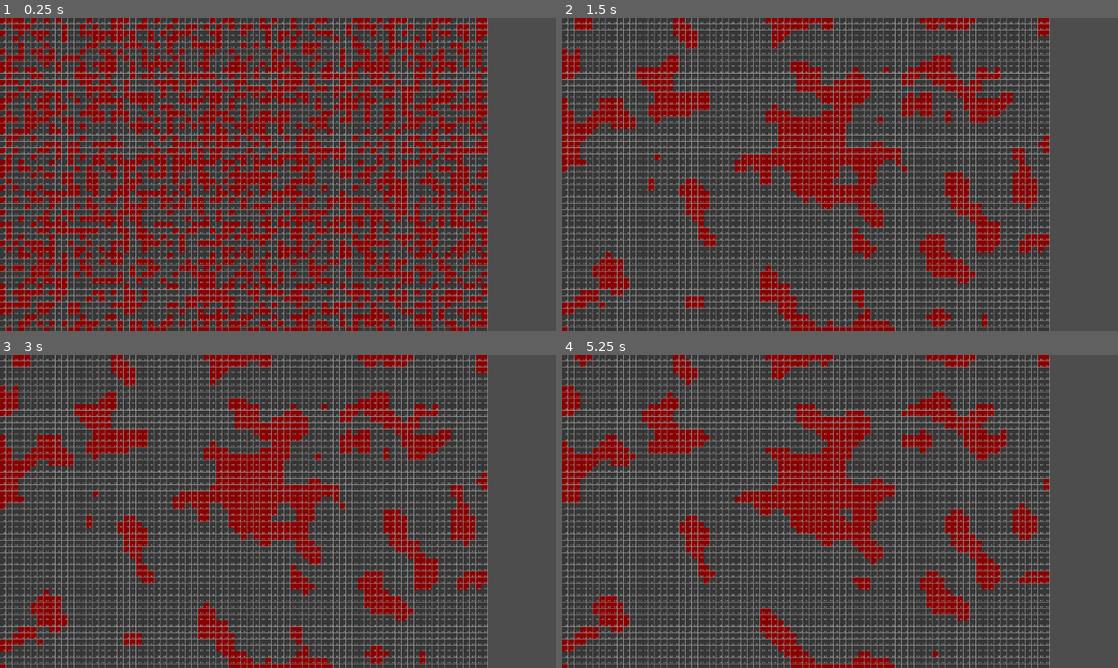
Above: before the commit, frames 1-4 (two rows, left to right).
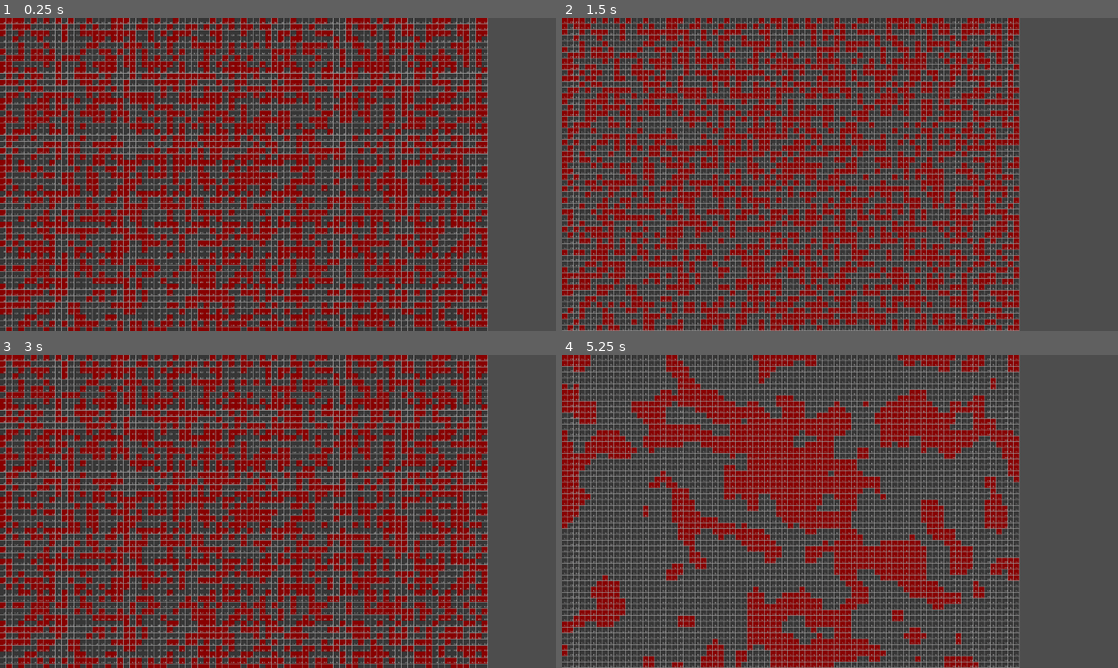
Above: after the commit, the same moments.

Repository: zach-sousa-dev/gdc-jam-1
Game: Godot game, scene res://scenes/procedural_generation.tscn
Two runs of this game, one before a commit and one after it. Both use one fixed random seed, a clock stepped at 60 frames per second and the inputs below. This scene is started directly instead of the project's main scene.
Inputs:
- Up to frame 1 (0.25 s): no input
- Up to frame 2 (1.5 s): tap Enter at 0.5 s; hold D (move_right) 0.53-1.28 s; tap Space at 1.25 s; hold S (move_down) from 1.28 s (still down)
- Up to frame 3 (3 s): tap Enter at 2 s; release S (move_down) at 2.03 s; hold D (move_right) 2.03-2.78 s; tap Space at 2.75 s; hold W (move_up) from 2.78 s (still down)
- Up to frame 4 (5.25 s): tap Enter at 3.5 s; release W (move_up) at 3.53 s; hold A (move_left) 3.53-5.03 s; tap Space at 4.25 s; hold S (move_down) from 5.03 s (still down)

The runs differ from the first frame. In frame 1, 2.1% of the frame differs, in the area x 0-88%, y 0-99%; in frame 2, 60%, in the area x 0-88%, y 0-100%; in frame 3, 29%; in frame 4, 53%.

Commit message:
Added zooming

Diff:
--- a/scenes/procedural_generation.gd
+++ b/scenes/procedural_generation.gd
@@ -12,7 +12,7 @@
 # Alive represents walls, dead is floor.
 const ALIVE_REMAINS_ALIVE_NUM_ALIVE_NEIGHBORS = 4
 const DEAD_BECOMES_ALIVE_NUM_ALIVE_NEIGHBORS = 5
-const INITIAL_ALIVE_PERCENT = 0.45
+const INITIAL_ALIVE_PERCENT = 0.48
 
 var map = []
 var genNum = 0
@@ -28,7 +28,7 @@
 
 # Called every frame. 'delta' is the elapsed time since the previous frame.
 func _process(delta: float) -> void:
-	if Input.is_action_just_pressed("move_down"):
+	if Input.is_action_just_pressed("move_left"):
 		for child in get_children():
 			child.queue_free()
 		map = create_new_generation(map, ALIVE_REMAINS_ALIVE_NUM_ALIVE_NEIGHBORS, DEAD_BECOMES_ALIVE_NUM_ALIVE_NEIGHBORS)
--- a/scenes/procedural_generation.tscn
+++ b/scenes/procedural_generation.tscn
@@ -1,6 +1,7 @@
-[gd_scene load_steps=2 format=3 uid="uid://cnp6igr6830pr"]
+[gd_scene load_steps=3 format=3 uid="uid://0gderw056k61"]
 
 [ext_resource type="Script" uid="uid://cyb5dgopn0iix" path="res://scenes/procedural_generation.gd" id="1_7ksoe"]
+[ext_resource type="Script" uid="uid://cmdt5b585n6ve" path="res://scenes/zoom.gd" id="2_gs2ht"]
 
 [node name="ProceduralGeneration" type="Node2D"]
 
@@ -10,3 +11,4 @@
 [node name="Camera2D" type="Camera2D" parent="."]
 anchor_mode = 0
 zoom = Vector2(0.8, 0.8)
+script = ExtResource("2_gs2ht")
--- /dev/null
+++ b/scenes/test_wall_collider_only.tscn
@@ -0,0 +1,10 @@
+[gd_scene load_steps=2 format=3 uid="uid://dgrv4qgvtuucq"]
+
+[sub_resource type="RectangleShape2D" id="RectangleShape2D_bhpmq"]
+size = Vector2(16, 16)
+
+[node name="Area2D" type="Area2D"]
+
+[node name="CollisionShape2D" type="CollisionShape2D" parent="."]
+position = Vector2(8, 8)
+shape = SubResource("RectangleShape2D_bhpmq")
--- /dev/null
+++ b/scenes/zoom.gd
@@ -0,0 +1,7 @@
+extends Camera2D
+
+func _process(delta: float) -> void:
+	if Input.is_action_just_pressed("move_up"):
+		zoom += Vector2(0.05, 0.05)
+	if Input.is_action_just_pressed("move_down"):
+		zoom -= Vector2(0.05, 0.05)
Not shown, added: scenes/zoom.gd.uid
